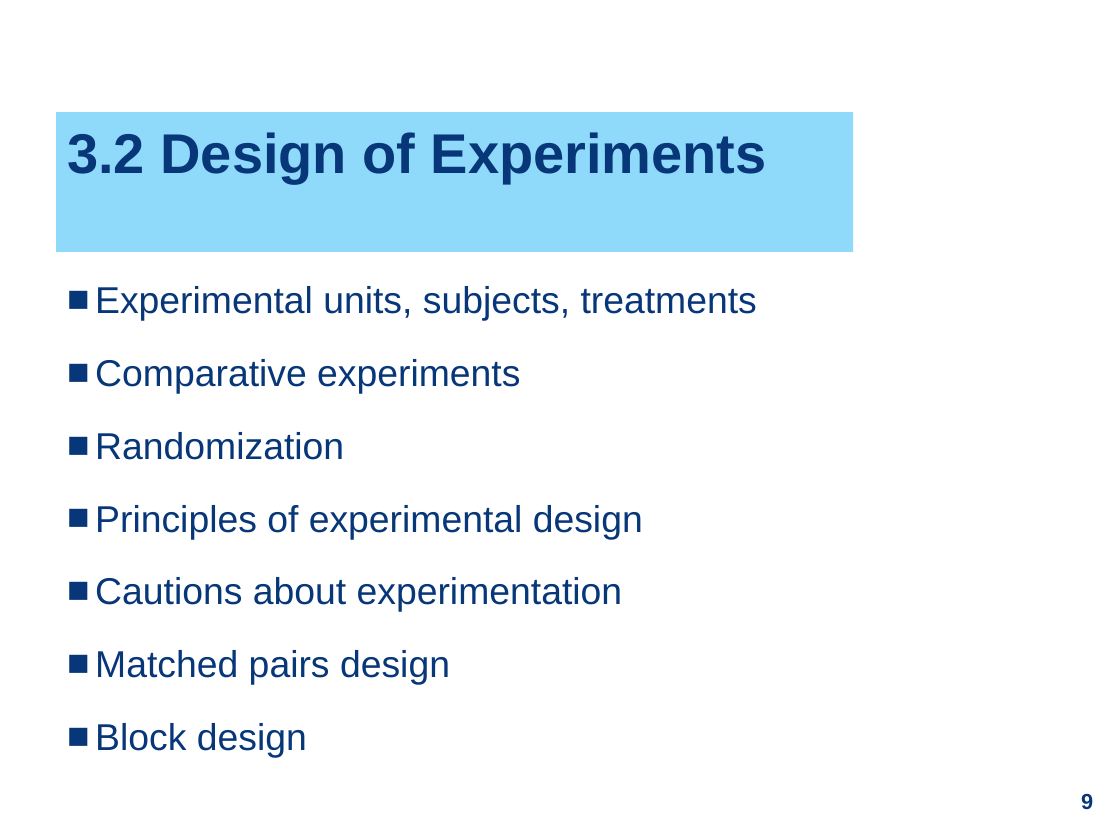
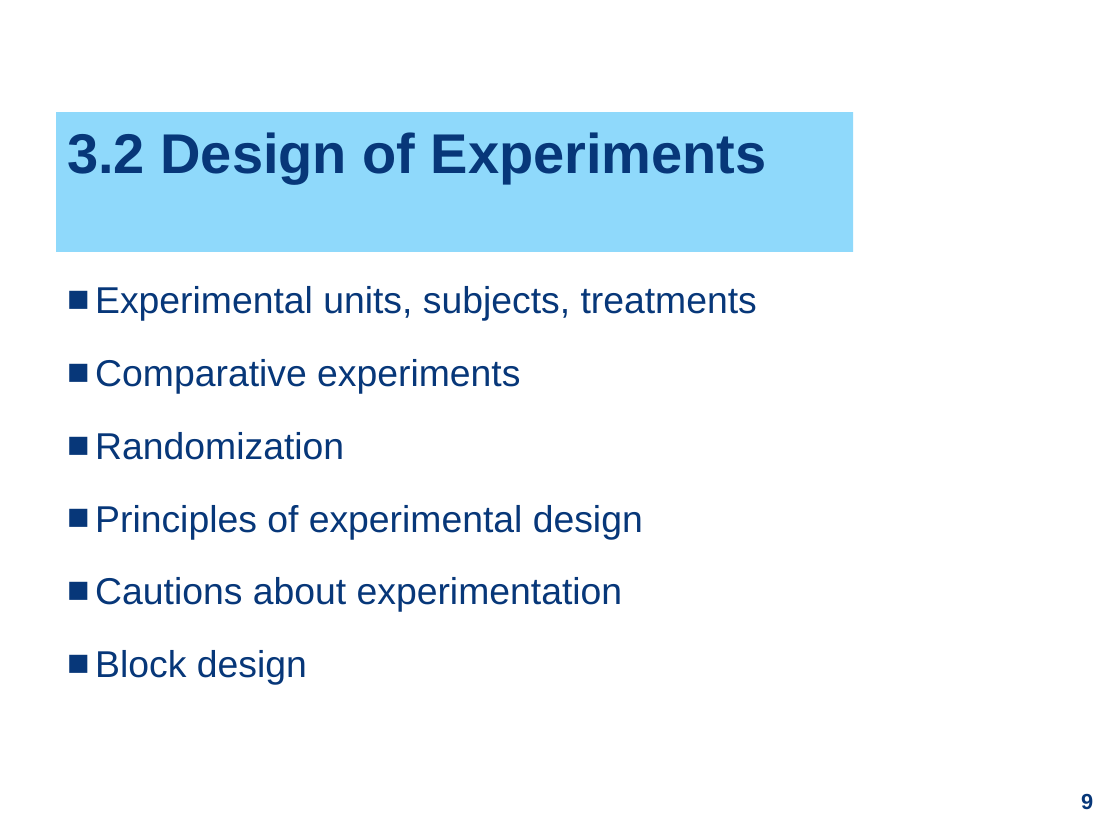
Before and after one commit to ZhiyangGeeZhou/ZhiyangGeeZhou.github.io, a slide deck: slide 9 of attach/UWM/UWM_PH702_2026Fall_Part04.pptx. Drawn at 1120x840 pixels with LibreOffice and Linux fonts; fonts in the diff are those of the drawing. Boxes give left, top, right and bottom in pixels: in the first picture for what was removed or moved away, otherwise in the second. Text is boxed around its words. In the diff, an @@ line names an element or a change of style, - is before the commit and + after.

```diff
--- a/attach/UWM/UWM_PH702_2026Fall_Part04.pptx
+++ b/attach/UWM/UWM_PH702_2026Fall_Part04.pptx
@@ text at [95, 650, 450, 685]: paragraph removed @@
-■ Matched pairs design
```
Also in this commit, not shown: 9 other slides changed, 1 slide added, 1 slide removed.
